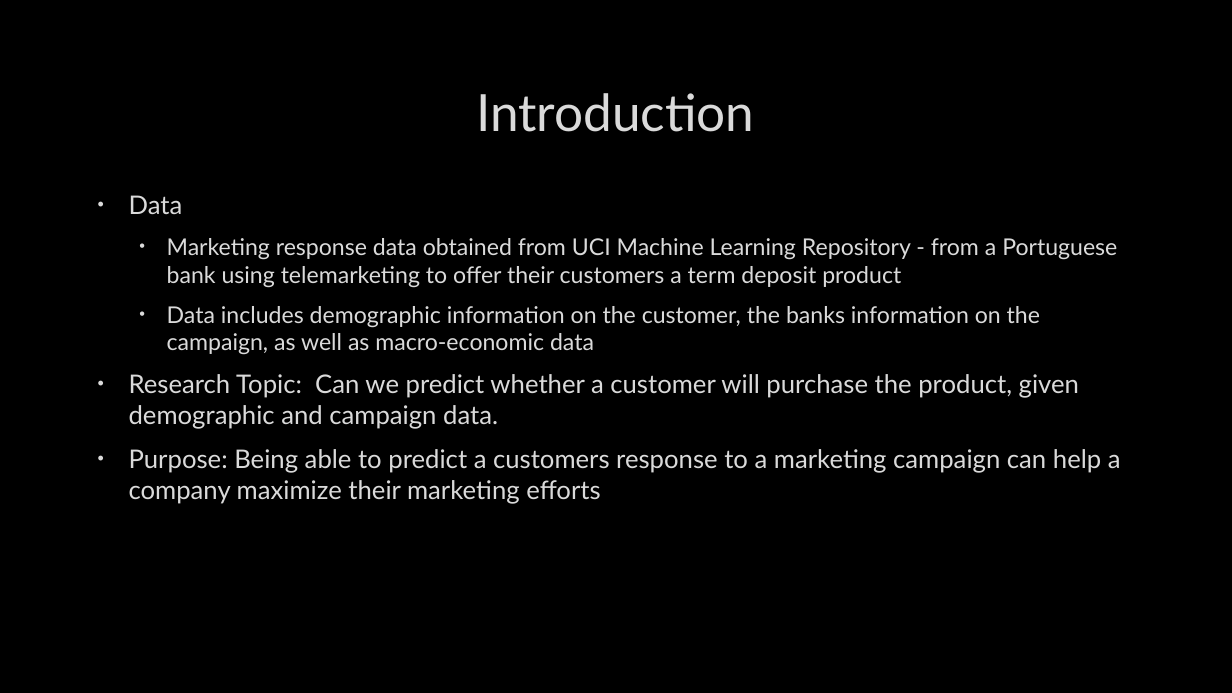
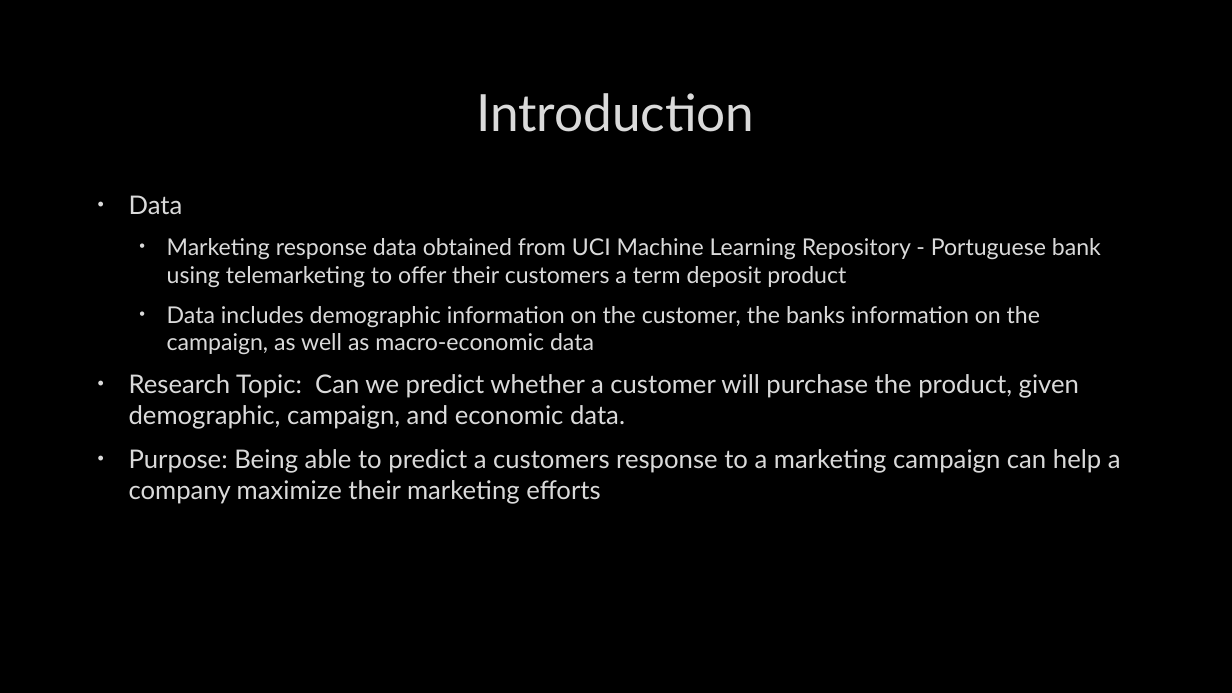
Before and after one commit to zinrion/Thinkful-Projects, a slide deck: slide 2 of Bank Marketing.pptx. Drawn at 1232x693 pixels with LibreOffice and Linux fonts; fonts in the diff are those of the drawing; background and template pictures are left out. Boxes give left, top, right and bottom in pixels: in the first picture for what was removed or moved away, otherwise in the second. Text is boxed around its words. In the diff, an @@ line names an element or a change of style, - is before the commit and + after.

```diff
--- a/Bank Marketing.pptx
+++ b/Bank Marketing.pptx
@@ text at [167,238,1101,288]: text changed @@
-  • Marketing response data obtained from UCI Machine Learning Repository - from a Portuguese bank using telemarketing to offer their customers a term deposit product
+  • Marketing response data obtained from UCI Machine Learning Repository - Portuguese bank using telemarketing to offer their customers a term deposit product
@@ text at [129,374,1079,429]: text changed @@
-• Research Topic: Can we predict whether a customer will purchase the product, given demographic and campaign data.
+• Research Topic: Can we predict whether a customer will purchase the product, given demographic, campaign, and economic data.
```
Also in this commit, not shown: 12 other slides changed, 1 slide added, 2 slides removed.
